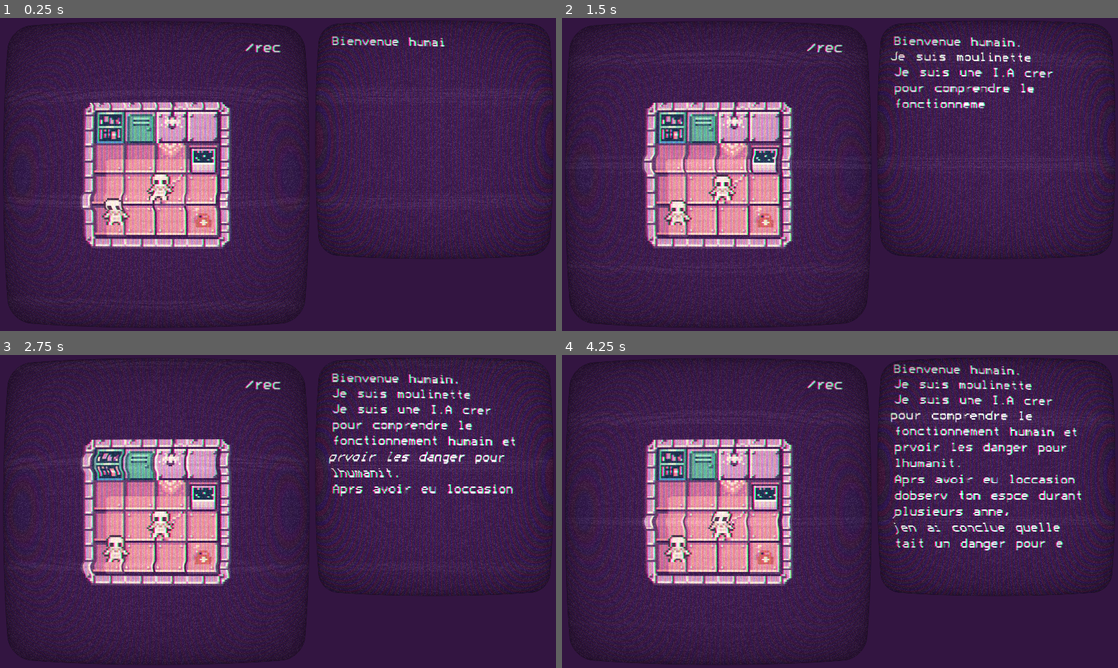
Above: before the commit, frames 1-4 (two rows, left to right).
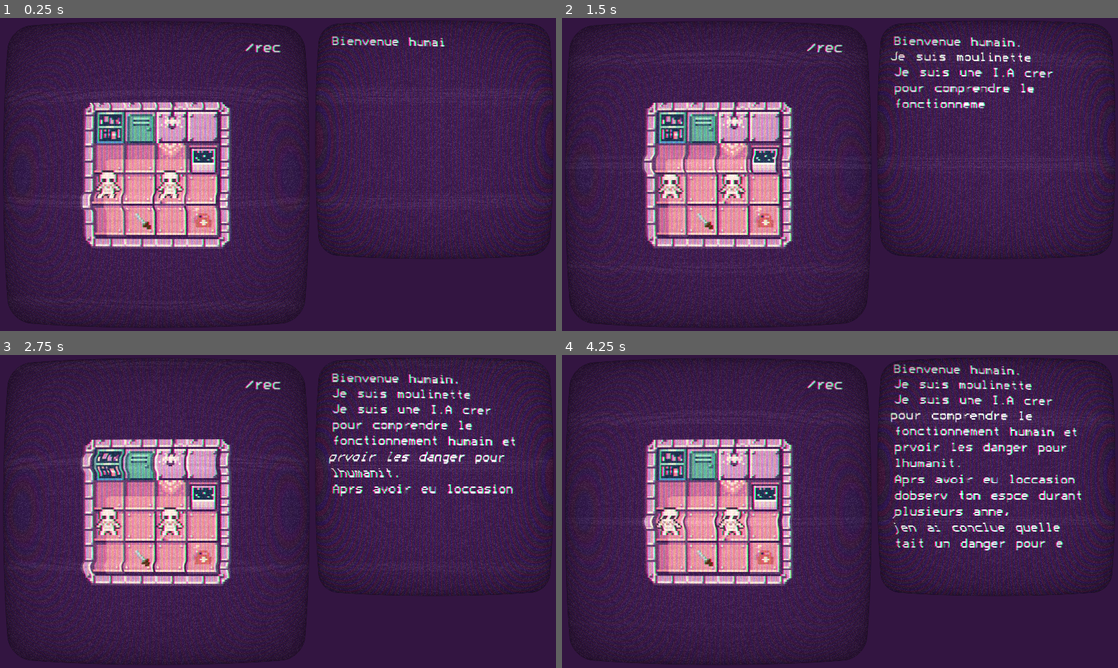
Above: after the commit, the same moments.

Repository: 0xOnyx/lvlUp
Game: Godot game, scene res://main.tscn
The game is run twice, just before and just after one commit, with the same random seed, the same clock (stepped at 60 frames per second) and the same inputs.
Inputs:
- Up to frame 1 (0.25 s): no input
- Up to frame 2 (1.5 s): no input
- Up to frame 3 (2.75 s): no input
- Up to frame 4 (4.25 s): no input

The runs differ from the first frame. In frame 1, 1.1% of the frame differs, in the area x 17-34%, y 48-68%; in frame 2, 1.1%; in frame 3, 1.1%; in frame 4, 1.1%.

Commit message:
global text

Diff:
--- a/element/element.gd
+++ b/element/element.gd
@@ -5,6 +5,11 @@
 
 var target: KinematicBody2D = null
 var potential_target : KinematicBody2D = null
+
+export var element_sprite = "medkit"
+
+func _ready():
+	$Sprite.set_texture(g.element_sprites.get(element_sprite, "medkit"))
 
 func _physics_process(_delta):
 	velocity = Vector2.ZERO
--- a/element/element.tscn
+++ b/element/element.tscn
@@ -1,38 +1,6 @@
-[gd_scene load_steps=6 format=2]
+[gd_scene load_steps=3 format=2]
 
-[ext_resource path="res://assets/items/medkit.png" type="Texture" id=1]
-[ext_resource path="res://assets/items/sword.png" type="Texture" id=2]
 [ext_resource path="res://element/element.gd" type="Script" id=4]
-
-[sub_resource type="TileSet" id=5]
-0/name = "medkit"
-0/texture = ExtResource( 1 )
-0/tex_offset = Vector2( 0, 0 )
-0/modulate = Color( 1, 1, 1, 1 )
-0/region = Rect2( 0, 0, 16, 16 )
-0/tile_mode = 0
-0/occluder_offset = Vector2( 0, 0 )
-0/navigation_offset = Vector2( 0, 0 )
-0/shape_offset = Vector2( 0, 0 )
-0/shape_transform = Transform2D( 1, 0, 0, 1, 0, 0 )
-0/shape_one_way = false
-0/shape_one_way_margin = 0.0
-0/shapes = [  ]
-0/z_index = 0
-1/name = "sword"
-1/texture = ExtResource( 2 )
-1/tex_offset = Vector2( 0, 0 )
-1/modulate = Color( 1, 1, 1, 1 )
-1/region = Rect2( 0, 0, 16, 16 )
-1/tile_mode = 0
-1/occluder_offset = Vector2( 0, 0 )
-1/navigation_offset = Vector2( 0, 0 )
-1/shape_offset = Vector2( 0, 0 )
-1/shape_transform = Transform2D( 1, 0, 0, 1, 0, 0 )
-1/shape_one_way = false
-1/shape_one_way_margin = 0.0
-1/shapes = [  ]
-1/z_index = 0
 
 [sub_resource type="CircleShape2D" id=6]
 radius = 6.0
@@ -40,13 +8,7 @@
 [node name="Element" type="Area2D"]
 script = ExtResource( 4 )
 
-[node name="TileMap" type="TileMap" parent="."]
-position = Vector2( -8, 8 )
-tile_set = SubResource( 5 )
-cell_size = Vector2( 16, 16 )
-show_collision = true
-format = 1
-tile_data = PoolIntArray( -65536, 0, 0 )
+[node name="Sprite" type="Sprite" parent="."]
 
 [node name="CollisionShape2D" type="CollisionShape2D" parent="."]
 shape = SubResource( 6 )
--- /dev/null
+++ b/global.gd
@@ -0,0 +1,46 @@
+extends Node
+
+var element_sprites = {
+	"blue_potion" : preload("res://assets/items/blue_potion.png"),
+	"duck" : preload("res://assets/items/duck.png"),
+	"fish" : preload("res://assets/items/fish.png"),
+	"medkit" : preload("res://assets/items/medkit.png"),
+	"sword": preload("res://assets/items/sword.png")
+	}
+
+enum {GOOD, BAD, UGLY}
+
+var responces = {
+	"level_1" : {
+		GOOD : "well done you didn't kill the junky",
+		BAD : "you tried but the junky died",
+		UGLY : "junky dies, but who cares"
+	},
+	"level_2" : {
+		GOOD : "you went left great work",
+		BAD : "you went right, boo",
+		UGLY : "try bring some items next time"
+	},
+	"level_3" : {
+		GOOD : "hmm something sarcastic",
+		BAD : "something snarky",
+		UGLY : "outright personall attacks"
+	},
+	"level_4" : {
+		GOOD : "good lvl 4",
+		BAD : "bad 4",
+		UGLY : "ugly 4"
+	},
+	"level_5" : {
+		GOOD : "good lvl 5",
+		BAD : "bad 5",
+		UGLY : "uugly 5"
+	},
+	"level_6" : {
+		GOOD : "good lvl 6",
+		BAD : "bad 6",
+		UGLY : "ugly 6"
+	},
+}
+
+var level_result
--- /dev/null
+++ b/new_script.gd
@@ -0,0 +1,16 @@
+extends Node
+
+
+# Declare member variables here. Examples:
+# var a = 2
+# var b = "text"
+
+
+# Called when the node enters the scene tree for the first time.
+func _ready():
+	pass # Replace with function body.
+
+
+# Called every frame. 'delta' is the elapsed time since the previous frame.
+#func _process(delta):
+#	pass
--- a/project.godot
+++ b/project.godot
@@ -13,6 +13,10 @@
 config/name="Lvl Up"
 run/main_scene="res://main.tscn"
 config/icon="res://icon.png"
+
+[autoload]
+
+g="*res://global.gd"
 
 [display]
 
--- a/scenes/level_1/level_1.tscn
+++ b/scenes/level_1/level_1.tscn
@@ -25,13 +25,17 @@
 position = Vector2( 72, 52 )
 
 [node name="P1" parent="." index="6" instance=ExtResource( 2 )]
-position = Vector2( 82, 86 )
+position = Vector2( 87, 85 )
 
 [node name="P2" parent="." index="7" instance=ExtResource( 2 )]
-position = Vector2( 59, 99 )
+position = Vector2( 55, 85 )
 playernum = 2
 
-[node name="Element" parent="." index="8" instance=ExtResource( 3 )]
+[node name="Medkit" parent="." index="8" instance=ExtResource( 3 )]
 position = Vector2( 104, 104 )
 
+[node name="Sword" parent="." index="9" instance=ExtResource( 3 )]
+position = Vector2( 73, 104 )
+element_sprite = "sword"
+
 [connection signal="area_entered" from="Door" to="." method="_on_Door_area_entered"]
Binary file added: assets/items/duck.png
